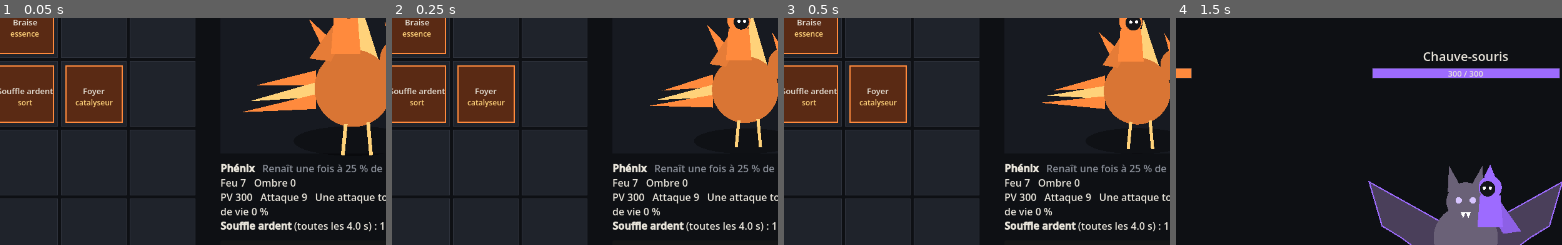
Above: before the commit, frames 1-4 (left to right).
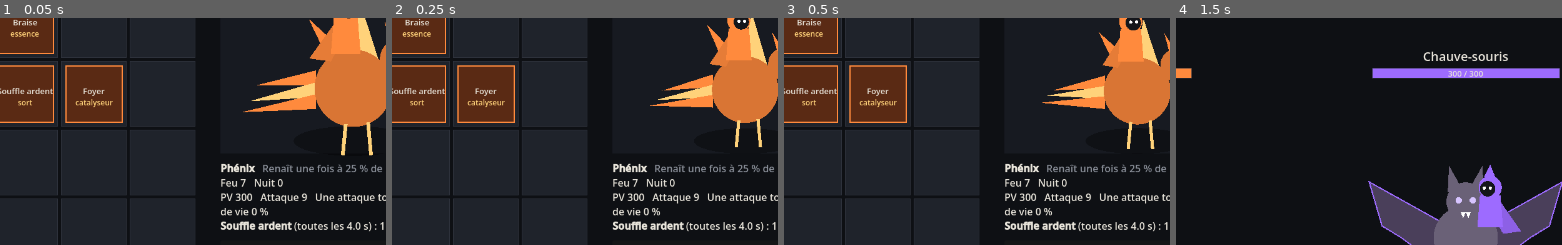
Above: after the commit, the same moments.

Repository: G-Morgane/creatures_battle
Game: Godot game, scene res://main.tscn
The game is run twice, just before and just after one commit, with the same random seed, the same clock (stepped at 60 frames per second) and the same inputs.
Inputs:
- Up to frame 1 (0.05 s): no input
- Up to frame 2 (0.25 s): no input
- Up to frame 3 (0.5 s): no input
- Up to frame 4 (1.5 s): click "Combattre un Nid d'exemple" at 0.5 s; click "Rejouer" at 1.25 s
The pictures show only the part of the screen within x 36-86%, y 13-63%; the shares and areas given below are measured in that part.

The runs differ from the first frame. In frame 1, 0.2% of the frame differs, in the area x 65-77%, y 70-75%; in frame 2, 0.2%; in frame 3, 0.2%; in frame 4, nothing differs.

Commit message:
📜 Pose les neuf éléments dans la conception et renomme Ombre en Nuit
Co-Authored-By: Claude Opus 5.5 <noreply@anthropic.com>

Diff:
--- a/scripts/combat_screen.gd
+++ b/scripts/combat_screen.gd
@@ -125,7 +125,7 @@
 			var qui := "Cavalier : " if e["cavalier"] else ""
 			_texte(moi, 0 if e["cavalier"] else 1, qui + e["nom"], couleurs["clair"])
 		"voile":
-			_texte(moi, 2, "Voile", Palette.ELEMENTS["ombre"]["clair"])
+			_texte(moi, 2, "Voile", Palette.ELEMENTS["nuit"]["clair"])
 		"esquive":
 			_texte(moi, 2, "Esquive !", Palette.TEXTE)
 		"renaissance":
--- a/scripts/creature_vue.gd
+++ b/scripts/creature_vue.gd
@@ -51,7 +51,7 @@
 	match forme:
 		"feu":
 			_phenix(c)
-		"ombre":
+		"nuit":
 			_chauve_souris(c)
 		_:
 			_informe(c)
@@ -108,7 +108,7 @@
 
 # Cavalier encapuchonne : visage sombre, deux yeux, cape a la couleur de l'element.
 func _cavalier(c: Dictionary) -> void:
-	var dos := Vector2(-38, -30) if forme == "ombre" else Vector2(-10, -60)
+	var dos := Vector2(-38, -30) if forme == "nuit" else Vector2(-10, -60)
 	var vent := sin(t * 3.0) * 6.0
 	draw_colored_polygon(PackedVector2Array([dos + Vector2(-6, -40), dos + Vector2(-50 + vent, 20), dos + Vector2(-20, 24), dos + Vector2(10, -30)]), c["vif"].darkened(0.1))
 	draw_colored_polygon(PackedVector2Array([dos + Vector2(-16, -36), dos + Vector2(16, -36), dos + Vector2(20, 14), dos + Vector2(-20, 14)]), c["vif"])
--- a/scripts/data.gd
+++ b/scripts/data.gd
@@ -14,12 +14,12 @@
 # Pas d'avantage elementaire : aucun element ne bat un autre (CONCEPTION.md §5).
 const FORMES := {
 	"feu":   {"nom": "Phénix",        "passif": "Renaît une fois à 25 % de PV"},
-	"ombre": {"nom": "Chauve-souris", "passif": "Vol de vie sur les attaques de base"},
+	"nuit":  {"nom": "Chauve-souris", "passif": "Vol de vie sur les attaques de base"},
 	"":      {"nom": "Informe",       "passif": "Aucun"},
 }
 
 const RENAISSANCE_PV := 0.25
-const VOL_DE_VIE_OMBRE := 0.15
+const VOL_DE_VIE_NUIT := 0.15
 
 # --- combat ----------------------------------------------------------------
 
@@ -43,14 +43,14 @@
 		"recharge": 4.0, "degats": 10.0, "par_affinite": 1.5, "coups": 1},
 	"foyer":          {"nom": "Foyer",          "element": "feu",   "affinite": 1, "type": "catalyseur",
 		"effet": "brulure"},
-	# ombre
-	"croc_noir":      {"nom": "Croc noir",      "element": "ombre", "affinite": 2, "type": "essence",
+	# nuit
+	"croc_noir":      {"nom": "Croc noir",      "element": "nuit", "affinite": 2, "type": "essence",
 		"attaque": 2.5, "vol_de_vie": 0.10},
-	"nuee":           {"nom": "Nuée",           "element": "ombre", "affinite": 1, "type": "sort",
+	"nuee":           {"nom": "Nuée",           "element": "nuit", "affinite": 1, "type": "sort",
 		"recharge": 5.0, "degats": 3.0, "par_affinite": 0.5, "coups": 5},
-	"voile":          {"nom": "Voile",          "element": "ombre", "affinite": 1, "type": "sort",
+	"voile":          {"nom": "Voile",          "element": "nuit", "affinite": 1, "type": "sort",
 		"recharge": 6.0, "esquive": true},
-	"lune_creuse":    {"nom": "Lune creuse",    "element": "ombre", "affinite": 1, "type": "catalyseur",
+	"lune_creuse":    {"nom": "Lune creuse",    "element": "nuit", "affinite": 1, "type": "catalyseur",
 		"effet": "vol_de_vie", "valeur": 0.30},
 	# armes : le cavalier en tient une seule et lance son propre sort.
 	# Les catalyseurs voisins s'appliquent aussi a ce sort.
@@ -58,7 +58,7 @@
 		"sort": "Boule de feu", "recharge": 3.0, "degats": 6.0, "par_affinite": 1.0, "coups": 1},
 	"lance_guet":     {"nom": "Lance du guet",  "element": "",      "affinite": 0, "type": "arme",
 		"sort": "Estoc", "recharge": 2.5, "degats": 8.0, "coups": 1, "perce": true},
-	"faux_lunaire":   {"nom": "Faux lunaire",   "element": "ombre", "affinite": 1, "type": "arme",
+	"faux_lunaire":   {"nom": "Faux lunaire",   "element": "nuit", "affinite": 1, "type": "arme",
 		"sort": "Moisson", "recharge": 6.0, "degats": 6.0, "par_affinite": 1.0, "coups": 1, "execution": true},
 }
 
--- a/scripts/exemples.gd
+++ b/scripts/exemples.gd
@@ -12,7 +12,7 @@
 	n.placer(Vector2i(2, 1), "foyer")
 	return n
 
-static func nid_ombre() -> Nid:
+static func nid_nuit() -> Nid:
 	var n := Nid.new()
 	n.placer(Vector2i(0, 0), "croc_noir")
 	n.placer(Vector2i(1, 0), "croc_noir")
--- a/scripts/nid.gd
+++ b/scripts/nid.gd
@@ -78,7 +78,7 @@
 		"pv_max": Data.PV_BASE,
 		"attaque": Data.ATTAQUE_BASE,
 		"intervalle": Data.INTERVALLE_BASE,
-		"vol_de_vie": Data.VOL_DE_VIE_OMBRE if f == "ombre" else 0.0,
+		"vol_de_vie": Data.VOL_DE_VIE_NUIT if f == "nuit" else 0.0,
 		"renaissance": f == "feu",
 		"arme": arme(),
 		"sorts": [],
--- a/scripts/nid_screen.gd
+++ b/scripts/nid_screen.gd
@@ -143,7 +143,7 @@
 	var aff := nid.affinites()
 	var lignes := [
 		"[b]%s[/b]   [color=#%s]%s[/color]" % [cr["nom"], Palette.TEXTE_DOUX.to_html(false), Data.FORMES[cr["forme"]]["passif"]],
-		"Feu %d   Ombre %d" % [aff.get("feu", 0), aff.get("ombre", 0)],
+		"Feu %d   Nuit %d" % [aff.get("feu", 0), aff.get("nuit", 0)],
 		"PV %d   Attaque %.0f   Une attaque toutes les %.2f s   Vol de vie %d %%" % [
 			cr["pv_max"], cr["attaque"], cr["intervalle"], roundi(cr["vol_de_vie"] * 100)],
 	]
@@ -165,7 +165,7 @@
 	return "\n".join(lignes)
 
 func _combattre() -> void:
-	combattre.emit(Exemples.nid_feu() if nid.forme() == "ombre" else Exemples.nid_ombre())
+	combattre.emit(Exemples.nid_feu() if nid.forme() == "nuit" else Exemples.nid_nuit())
 
 # --- elements d'interface --------------------------------------------------
 
--- a/scripts/palette.gd
+++ b/scripts/palette.gd
@@ -13,6 +13,6 @@
 
 const ELEMENTS := {
 	"feu":   {"fond": Color("#5a2a14"), "vif": Color("#ff8a3d"), "clair": Color("#ffd27a")},
-	"ombre": {"fond": Color("#2a1d3d"), "vif": Color("#9d6bff"), "clair": Color("#d7c4ff")},
+	"nuit":  {"fond": Color("#2a1d3d"), "vif": Color("#9d6bff"), "clair": Color("#d7c4ff")},
 	"":      {"fond": Color("#2a2d33"), "vif": Color("#8a8f99"), "clair": Color("#c9ccd2")},
 }
--- a/tests/equilibrage.gd
+++ b/tests/equilibrage.gd
@@ -11,9 +11,9 @@
 	b["Feu"] = Exemples.nid_feu()
 	b["Feu + bâton"] = _avec(Exemples.nid_feu(), "baton_braise", Vector2i(2, 0))
 	b["Feu + lance"] = _avec(Exemples.nid_feu(), "lance_guet", Vector2i(2, 0))
-	b["Ombre"] = Exemples.nid_ombre()
-	b["Ombre + faux"] = _avec(Exemples.nid_ombre(), "faux_lunaire", Vector2i(2, 0))
-	b["Ombre + lance"] = _avec(Exemples.nid_ombre(), "lance_guet", Vector2i(2, 0))
+	b["Nuit"] = Exemples.nid_nuit()
+	b["Nuit + faux"] = _avec(Exemples.nid_nuit(), "faux_lunaire", Vector2i(2, 0))
+	b["Nuit + lance"] = _avec(Exemples.nid_nuit(), "lance_guet", Vector2i(2, 0))
 	return b
 
 func _avec(n: Nid, id: String, c: Vector2i) -> Nid:
--- a/tests/smoke.gd
+++ b/tests/smoke.gd
@@ -22,7 +22,7 @@
 
 func _formes() -> bool:
 	var ok := _verifier(Exemples.nid_feu().forme() == "feu", "nid feu -> phenix")
-	ok = _verifier(Exemples.nid_ombre().forme() == "ombre", "nid ombre -> chauve-souris") and ok
+	ok = _verifier(Exemples.nid_nuit().forme() == "nuit", "nid nuit -> chauve-souris") and ok
 	ok = _verifier(Nid.new().forme() == "", "nid vide -> informe") and ok
 	var egal := Nid.new()
 	egal.placer(Vector2i(0, 0), "braise")
@@ -33,8 +33,8 @@
 
 func _catalyseurs() -> bool:
 	var feu := Exemples.nid_feu().eclore()
-	var ombre := Exemples.nid_ombre().eclore()
-	var nuee: Dictionary = ombre["sorts"].filter(func(s): return s["nom"] == "Nuée")[0]
+	var nuit := Exemples.nid_nuit().eclore()
+	var nuee: Dictionary = nuit["sorts"].filter(func(s): return s["nom"] == "Nuée")[0]
 	var ok := _verifier(feu["sorts"][0]["brulure"], "foyer voisin -> brulure")
 	ok = _verifier(nuee["vol_de_vie"] > 0.0, "lune creuse voisine -> vol de vie") and ok
 	# souffle ardent : 10 + 1,5 x affinite feu (2+2+1+1+1 = 7)
@@ -43,14 +43,14 @@
 func _deterministe() -> bool:
 	var r := []
 	for i in 2:
-		var c := Combat.new(Exemples.nid_feu().eclore(), Exemples.nid_ombre().eclore())
+		var c := Combat.new(Exemples.nid_feu().eclore(), Exemples.nid_nuit().eclore())
 		r.append([c.simuler(), c.journal])
 	var ok := _verifier(r[0][0] == r[1][0] and r[0][1] == r[1][1], "meme combat, meme resultat")
 	return _verifier(r[0][0] != -1, "le combat se termine par un vainqueur") and ok
 
 func _renaissance() -> bool:
 	# Le phenix part a 1 PV : le test ne depend pas de l'equilibrage.
-	var c := Combat.new(Exemples.nid_feu().eclore(), Exemples.nid_ombre().eclore())
+	var c := Combat.new(Exemples.nid_feu().eclore(), Exemples.nid_nuit().eclore())
 	c.cotes[0]["pv"] = 1.0
 	c.simuler()
 	var renait := c.journal.any(func(l): return "renaît" in l)
@@ -64,13 +64,13 @@
 	var ok := _verifier(e.nid.forme() == "feu" and e.vue.forme == "feu", "poser une braise -> phenix")
 	e.deposer(Vector2i(1, 0), "croc_noir", null)
 	e.deposer(Vector2i(2, 0), "nuee", null)
-	ok = _verifier(e.vue.forme == "ombre", "plus d'ombre -> chauve-souris") and ok
+	ok = _verifier(e.vue.forme == "nuit", "plus de nuit -> chauve-souris") and ok
 	e.deposer(Vector2i(3, 3), "croc_noir", Vector2i(1, 0))
 	ok = _verifier(e.nid.cases.get(Vector2i(3, 3)) == "croc_noir" and not e.nid.cases.has(Vector2i(1, 0)), "deplacer une relique") and ok
 	e.deposer(Vector2i(0, 0), "croc_noir", Vector2i(3, 3))
 	ok = _verifier(e.nid.cases.get(Vector2i(3, 3)) == "braise", "echanger deux reliques") and ok
 	e.vider_case(Vector2i(3, 3))
-	ok = _verifier(e.vue.forme == "ombre" and e.nid.cases.size() == 2, "vider une case") and ok
+	ok = _verifier(e.vue.forme == "nuit" and e.nid.cases.size() == 2, "vider une case") and ok
 	e.queue_free()
 	return ok
 
@@ -87,7 +87,7 @@
 	# Estoc perce le Voile : la chauve-souris ne doit jamais esquiver un Estoc.
 	var lance := Nid.new()
 	lance.placer(Vector2i(0, 0), "lance_guet")
-	var c := Combat.new(lance.eclore(), Exemples.nid_ombre().eclore())
+	var c := Combat.new(lance.eclore(), Exemples.nid_nuit().eclore())
 	c.simuler()
 	ok = _verifier(c.journal.any(func(l): return "Estoc" in l), "le cavalier lance Estoc") and ok
 	# Moisson double sous le seuil
@@ -105,7 +105,7 @@
 func _combat_anime() -> bool:
 	var feu := Exemples.nid_feu()
 	feu.placer(Vector2i(2, 0), "baton_braise")
-	var e := CombatScreen.new(feu.eclore(), Exemples.nid_ombre().eclore())
+	var e := CombatScreen.new(feu.eclore(), Exemples.nid_nuit().eclore())
 	add_child(e)
 	var ok := _verifier(e.combat.images.size() == roundi(e.combat.t / Data.PAS), "une image de PV par pas")
 	ok = _verifier(e.combat.evenements.any(func(ev): return ev["type"] == "sort" and ev["cavalier"]), "evenement de sort du cavalier") and ok
Not shown, added: tests/equilibrage.gd.uid
Not shown, changed: CONCEPTION.md
